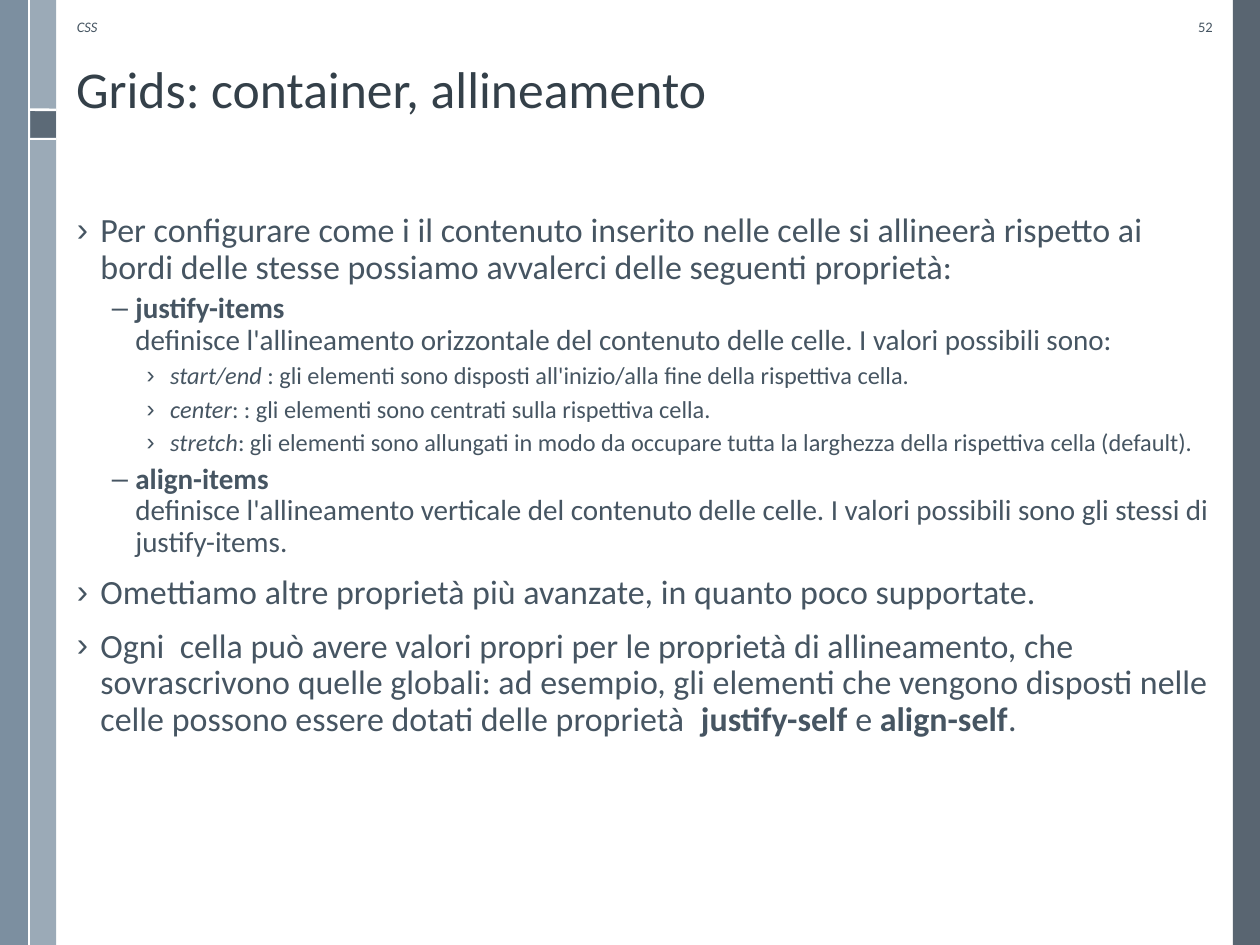
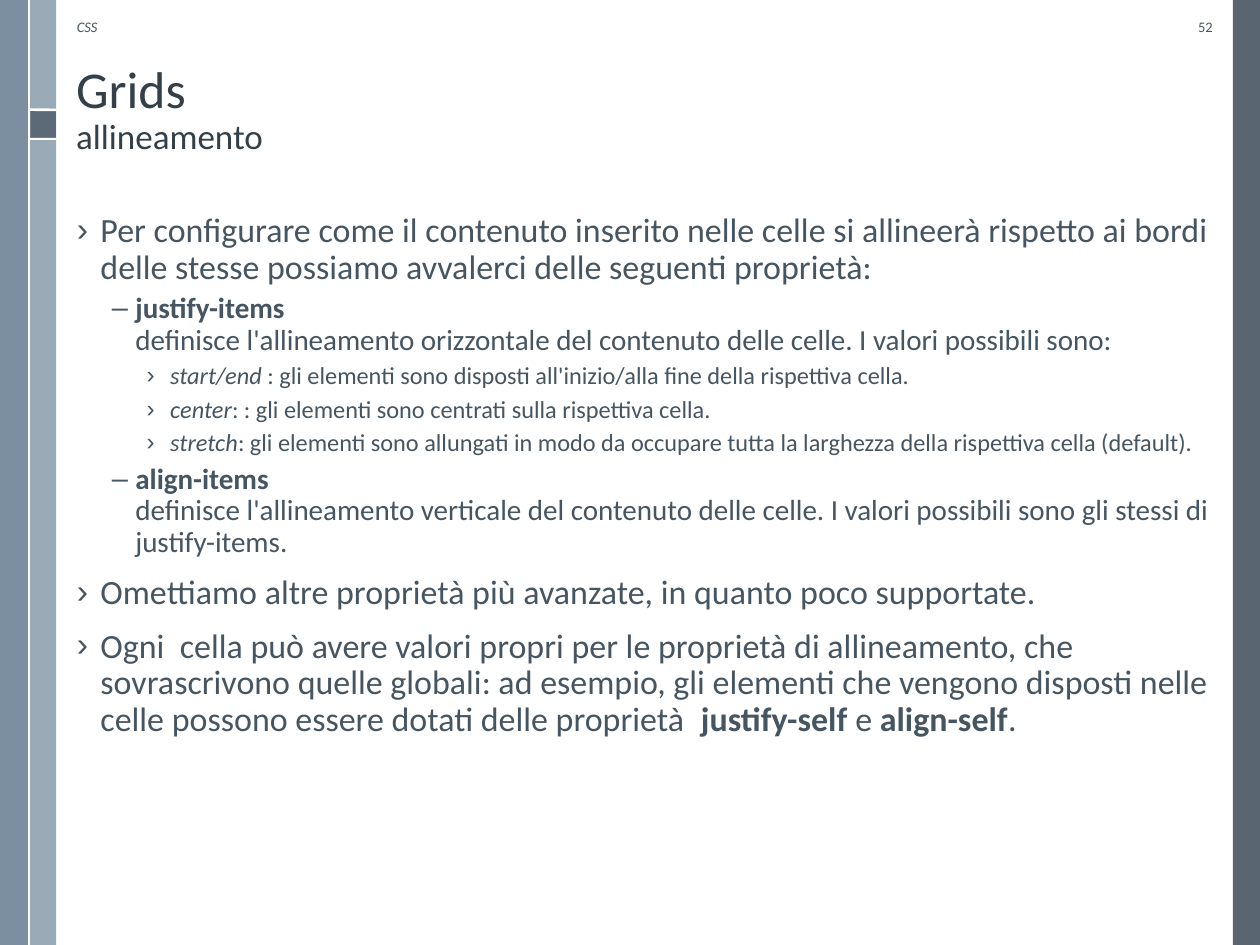
Before and after one commit to WebEngineering-Univaq/WE_Lecture_Slides, a slide deck: slide 52 of CSS3.pptx. Drawn at 1260x945 pixels with LibreOffice and Linux fonts; fonts in the diff are those of the drawing; background and template pictures are left out. Boxes give left, top, right and bottom in pixels: in the first picture for what was removed or moved away, otherwise in the second. Text is boxed around its words. In the diff, an @@ line names an element or a change of style, - is before the commit and + after.

```diff
--- a/CSS3.pptx
+++ b/CSS3.pptx
@@ title at (x1=76, y1=72, x2=263, y2=150): text changed; size 29.5 to 20 pt @@
-Grids: container, allineamento
+Grids
+allineamento
@@ text at (x1=100, y1=218, x2=1207, y2=285): text changed @@
-› Per configurare come i il contenuto inserito nelle celle si allineerà rispetto ai bordi delle stesse possiamo avvalerci delle seguenti proprietà:
+› Per configurare come il contenuto inserito nelle celle si allineerà rispetto ai bordi delle stesse possiamo avvalerci delle seguenti proprietà:
```
Also in this commit, not shown: 15 other slides changed, 2 other files.
